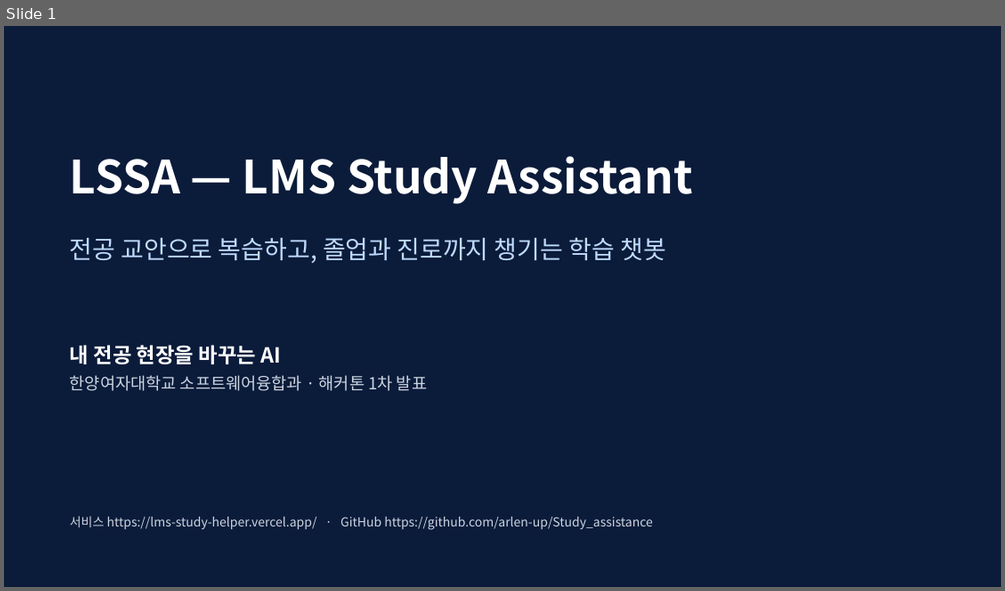
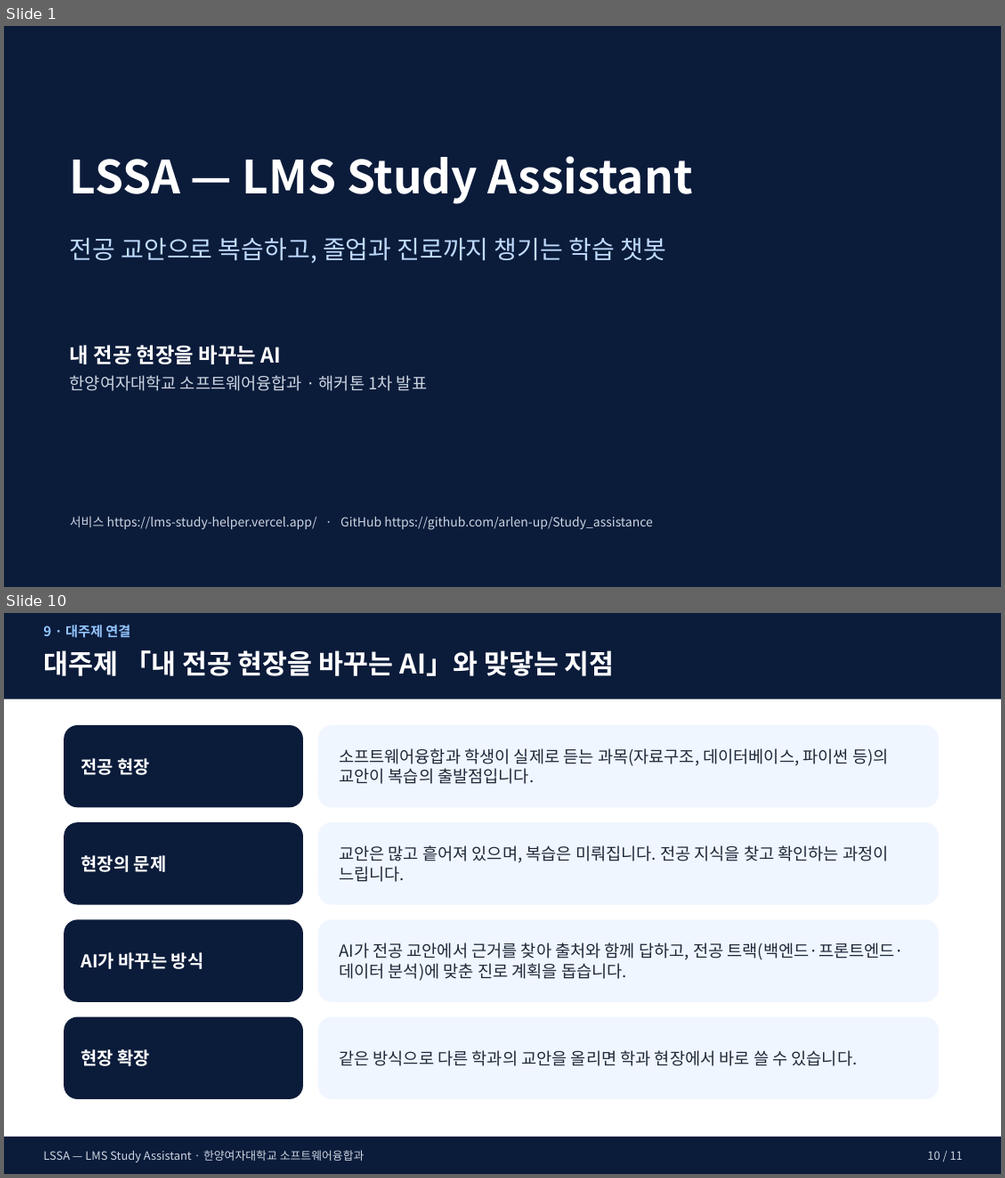
Before and after one commit to arlen-up/Study_assistance, a slide deck: docs/발표자료/10장/LSSA_발표_10장.pptx. Shown one above the other, each under a label of ours: slide 1 before the commit, slides 1 and 10 after it; the slides between them are not shown. The pictures are 1005x591 and 1005x1178 pixels, drawn with LibreOffice and Linux fonts; fonts in the diff are those of the drawing. Boxes give left, top, right and bottom in pixels: in the first picture for what was removed or moved away, otherwise in the second. Text is boxed around its words. In the diff, an @@ line names an element or a change of style, - is before the commit and + after.

```diff
--- a/docs/발표자료/10장/LSSA_발표_10장.pptx
+++ b/docs/발표자료/10장/LSSA_발표_10장.pptx
@@ slide 10 added at [4, 613, 1001, 1174], background #FFFFFF @@
@@ rectangle added at [4, 613, 1001, 699], fill #0B1B3A @@
@@ text added at [43, 625, 130, 638], 13 pt, text #93C5FD, bold @@
+9 · 대주제 연결
@@ text added at [43, 650, 615, 676], 26 pt, text #FFFFFF, bold @@
+대주제 「내 전공 현장을 바꾸는 AI」와 맞닿는 지점
@@ rounded rectangle added at [64, 725, 303, 807], fill #0B1B3A @@
@@ rounded rectangle added at [318, 725, 938, 807], fill #EFF6FF @@
@@ text added at [81, 758, 151, 775], 17 pt, text #FFFFFF, bold @@
+전공 현장
@@ text added at [339, 748, 889, 784], 16 pt, text #1F2937 @@
+소프트웨어융합과 학생이 실제로 듣는 과목(자료구조, 데이터베이스, 파이썬 등)의 교안이 복습의 출발점입니다.
@@ rounded rectangle added at [64, 822, 303, 905], fill #0B1B3A @@
@@ rounded rectangle added at [318, 822, 938, 905], fill #EFF6FF @@
@@ text added at [339, 845, 888, 882], 16 pt, text #1F2937 @@
+교안은 많고 흩어져 있으며, 복습은 미뤄집니다. 전공 지식을 찾고 확인하는 과정이 느립니다.
@@ text added at [81, 855, 167, 872], 17 pt, text #FFFFFF, bold @@
+현장의 문제
@@ rounded rectangle added at [64, 919, 303, 1002], fill #0B1B3A @@
@@ rounded rectangle added at [318, 919, 938, 1002], fill #EFF6FF @@
@@ text added at [81, 952, 204, 969], 17 pt, text #FFFFFF, bold @@
+AI가 바꾸는 방식
@@ text added at [339, 942, 905, 981], 16 pt, text #1F2937 @@
+AI가 전공 교안에서 근거를 찾아 출처와 함께 답하고, 전공 트랙(백엔드·프론트엔드·데이터 분석)에 맞춘 진로 계획을 돕습니다.
@@ rounded rectangle added at [64, 1017, 303, 1099], fill #0B1B3A @@
@@ rounded rectangle added at [318, 1017, 938, 1099], fill #EFF6FF @@
@@ text added at [81, 1049, 151, 1066], 17 pt, text #FFFFFF, bold @@
+현장 확장
@@ text added at [339, 1050, 858, 1066], 16 pt, text #1F2937 @@
+같은 방식으로 다른 학과의 교안을 올리면 학과 현장에서 바로 쓸 수 있습니다.
@@ rectangle added at [4, 1136, 1001, 1174], fill #0B1B3A @@
@@ text added at [43, 1150, 364, 1162], 11 pt, text #CBD5E1 @@
+LSSA — LMS Study Assistant · 한양여자대학교 소프트웨어융합과
@@ text added at [927, 1151, 963, 1159], 11 pt, text #CBD5E1 @@
+10 / 11
```
Also in this commit, not shown: 8 slides changed, 1 other slide added, 1 slide removed, 1 other file.
